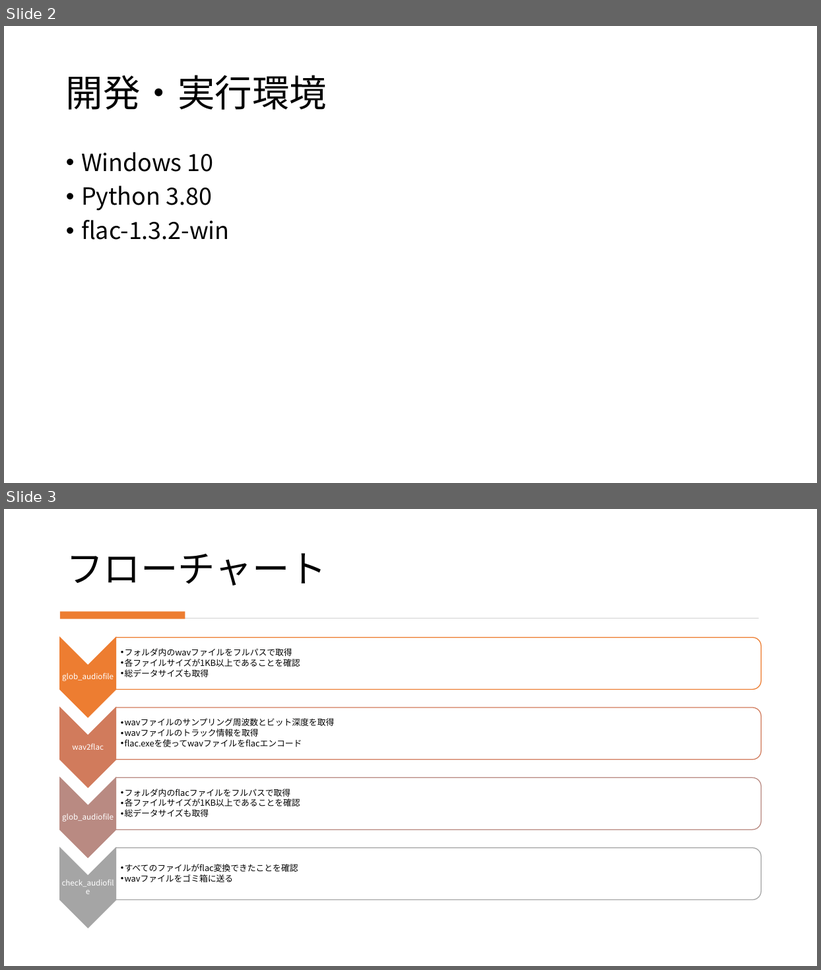
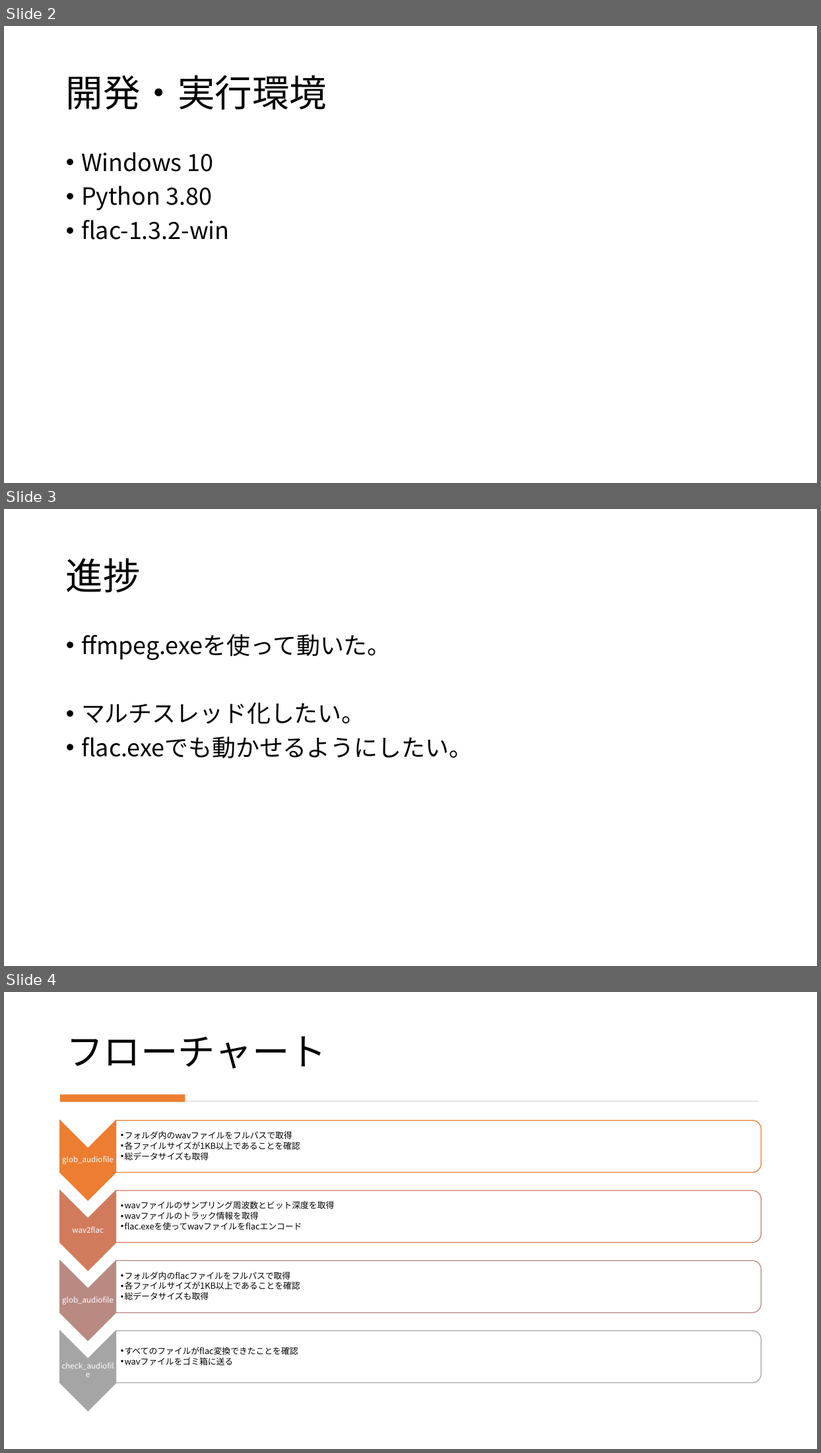
Before and after one commit to oatsu-gh/wav2flac, a slide deck: SPECIFICATION.pptx. Shown one above the other, each under a label of ours: slides 2 and 3 before the commit, slides 2, 3 and 4 after it. The pictures are 821x970 and 821x1453 pixels, drawn with LibreOffice and Linux fonts; fonts in the diff are those of the drawing. Boxes give left, top, right and bottom in pixels: in the first picture for what was removed or moved away, otherwise in the second. Text is boxed around its words. In the diff, an @@ line names an element or a change of style, - is before the commit and + after.

Commit message:
Update SPECIFICATION.pptx
仕様書をちょっと書き加えました。進捗と展望。

```diff
--- a/SPECIFICATION.pptx
+++ b/SPECIFICATION.pptx
@@ slide 3 added at bbox=[4, 509, 817, 966], background #FFFFFF @@
@@ title added at bbox=[66, 558, 141, 593], 44 pt, text #000000 @@
+進捗
@@ text added at bbox=[81, 634, 473, 758], 28 pt, text #000000 @@
+• ffmpeg.exeを使って動いた。
+• マルチスレッド化したい。
+• flac.exeでも動かせるようにしたい。
@@ what was slide 3 is now slide 4 @@
```
